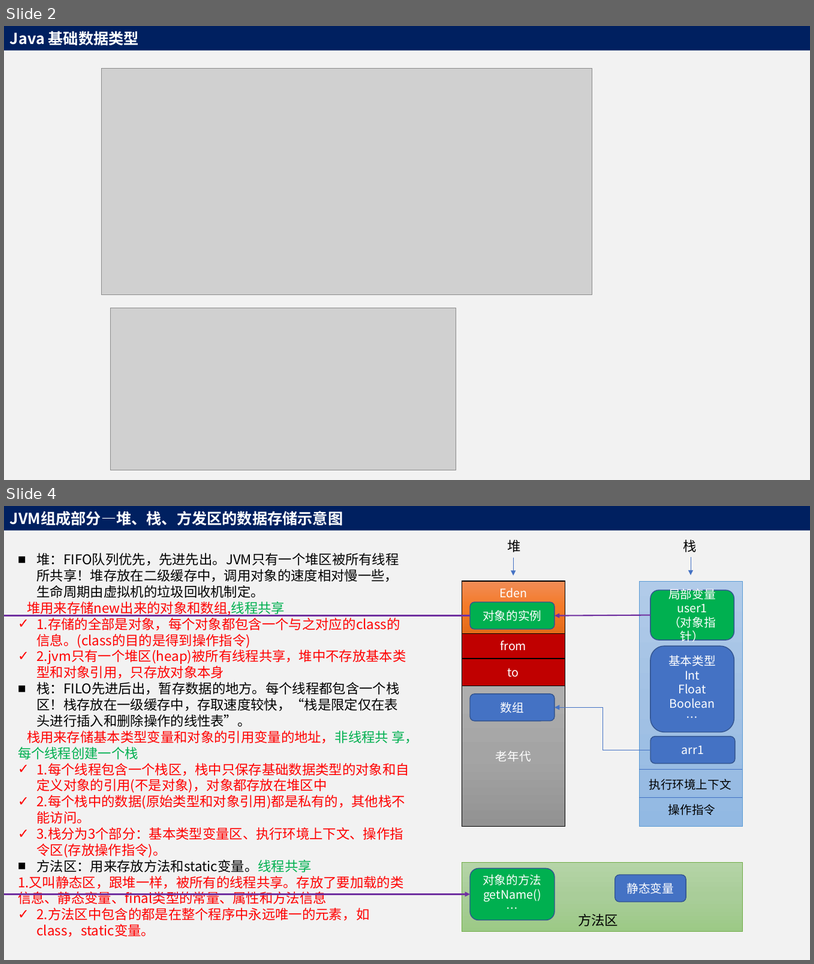
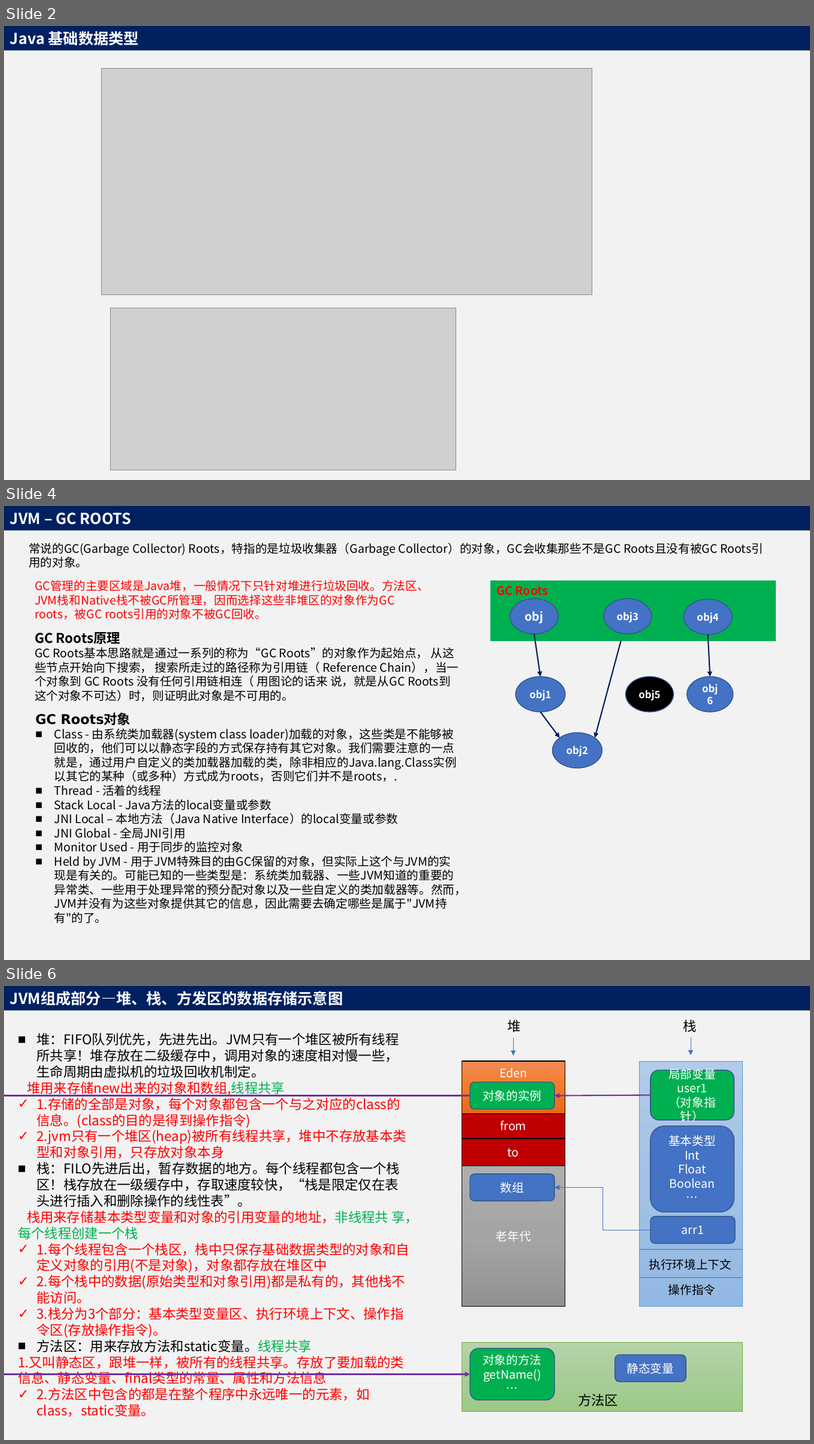
Before and after one commit to adwyxx/Node, a slide deck: Java.pptx. Shown one above the other, each under a label of ours: slides 2 and 4 before the commit, slides 2, 4 and 6 after it; the slides between them are not shown. The pictures are 814x964 and 814x1444 pixels, drawn with LibreOffice and Linux fonts; fonts in the diff are those of the drawing; grey boxes stand for pictures. Boxes give left, top, right and bottom in pixels: in the first picture for what was removed or moved away, otherwise in the second. Text is boxed around its words. In the diff, an @@ line names an element or a change of style, - is before the commit and + after.

```diff
--- a/Java.pptx
+++ b/Java.pptx
@@ slide 4 added at (4,506,810,960), background #F2F2F2 @@
@@ rectangle added at (4,506,810,530), fill #002060, 18 pt, text #FFFFFF, bold @@
+JVM – GC ROOTS
@@ text added at (29,543,718,568), 14 pt, text #000000 @@
+常说的GC(Garbage Collector) Roots，特指的是垃圾收集器（Garbage Collector）的对象，GC会收集那些不是GC Roots且没有被GC Roots引用的对象。
@@ text added at (35,580,429,619), 14 pt, text #FF0000 @@
+GC管理的主要区域是Java堆，一般情况下只针对堆进行垃圾回收。方法区、JVM栈和Native栈不被GC所管理，因而选择这些非堆区的对象作为GC roots，被GC roots引用的对象不被GC回收。
@@ text added at (35,632,459,701), 14 pt, text #000000 @@
+GC Roots原理
+GC Roots基本思路就是通过一系列的称为“GC Roots”的对象作为起始点， 从这些节点开始向下搜索， 搜索所走过的路径称为引用链（ Reference Chain），当一个对象到 GC Roots 没有任何引用链相连（ 用图论的话来 说，就是从GC Roots到这个对象不可达）时，则证明此对象是不可用的。
@@ group added at (491,580,776,768): 7 ellipses, 4 arrows, 1 rectangle, 1 text @@
+GC Roots
+obj
+obj1
+obj2
+obj3
+obj6
+obj4
+obj5
@@ text added at (35,713,467,923), 14 pt, text #000000 @@
+GC Roots对象
+■ Class - 由系统类加载器(system class loader)加载的对象，这些类是不能够被回收的，他们可以以静态字段的方式保存持有其它对象。我们需要注意的一点就是，通过用户自定义的类加载器加载的类，除非相应的Java.lang.Class实例以其它的某种（或多种）方式成为roots，否则它们并不是roots，.
+■ Thread - 活着的线程
+■ Stack Local - Java方法的local变量或参数
+■ JNI Local – 本地方法（Java Native Interface）的local变量或参数
+■ JNI Global - 全局JNI引用
+■ Monitor Used - 用于同步的监控对象
+■ Held by JVM - 用于JVM特殊目的由GC保留的对象，但实际上这个与JVM的实现是有关的。可能已知的一些类型是：系统类加载器、一些JVM知道的重要的异常类、一些用于处理异常的预分配对象以及一些自定义的类加载器等。然而，JVM并没有为这些对象提供其它的信息，因此需要去确定哪些是属于"JVM持有"的了。
@@ what was slide 4 is now slide 6 @@
```
Also in this commit, not shown: 1 slide changed, 1 other slide added, 2 other files.
